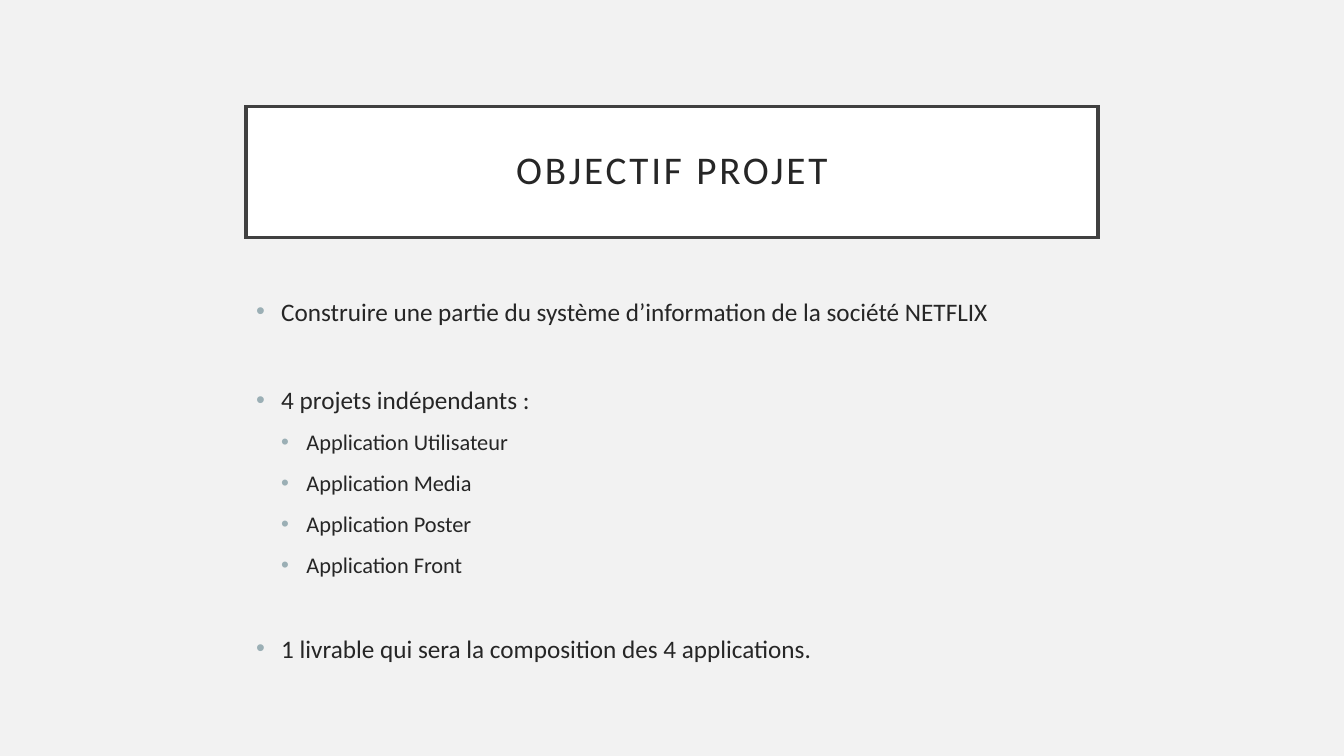
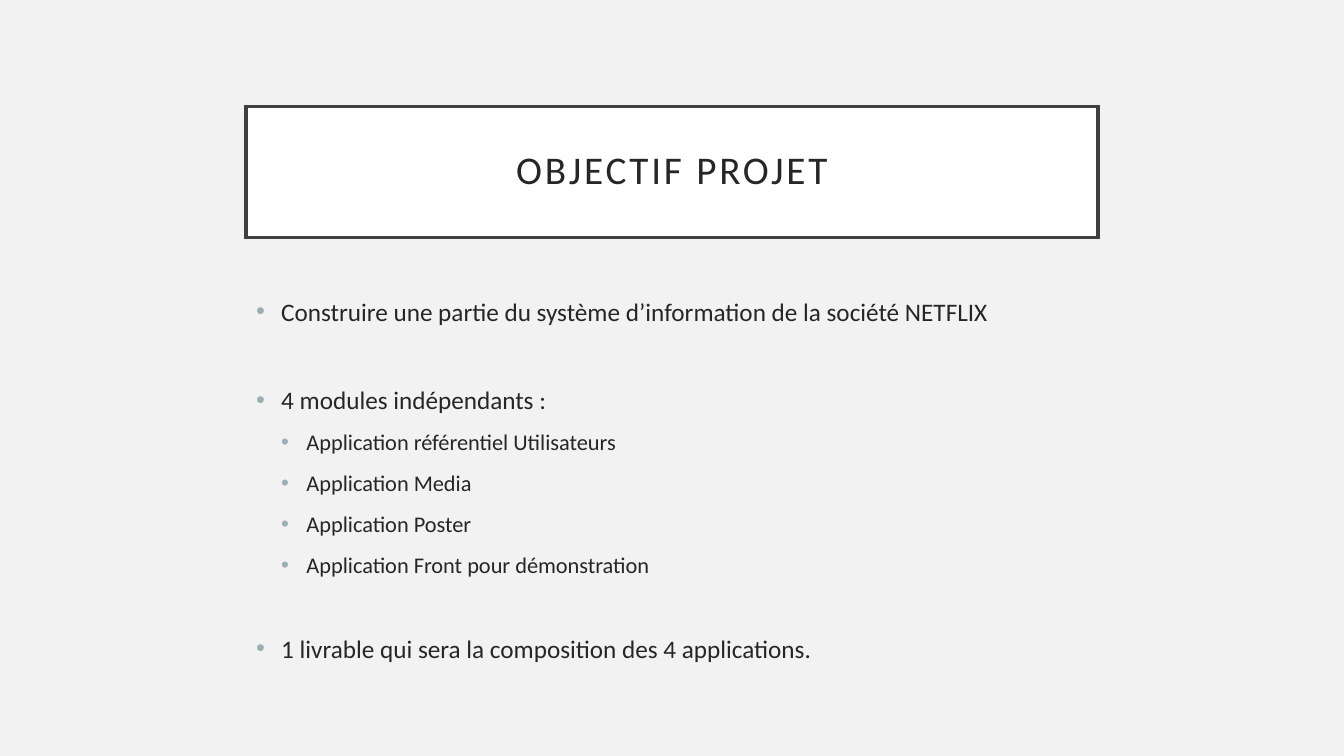
Before and after one commit to hugoj78/servicewebnetflixdocker, a slide deck: slide 2 of Presentation.pptx. Drawn at 1344x756 pixels with LibreOffice and Linux fonts; fonts in the diff are those of the drawing. Boxes give left, top, right and bottom in pixels: in the first picture for what was removed or moved away, otherwise in the second. Text is boxed around its words. In the diff, an @@ line names an element or a change of style, - is before the commit and + after.

```diff
--- a/Presentation.pptx
+++ b/Presentation.pptx
@@ text at (x1=281, y1=391, x2=615, y2=454): text changed @@
-• 4 projets indépendants :
-  • Application Utilisateur
+• 4 modules indépendants :
+  • Application référentiel Utilisateurs
@@ text at (x1=306, y1=557, x2=649, y2=577): text changed @@
-  • Application Front
+  • Application Front pour démonstration
```
Also in this commit, not shown: 5 other slides changed, 2 slides added.
